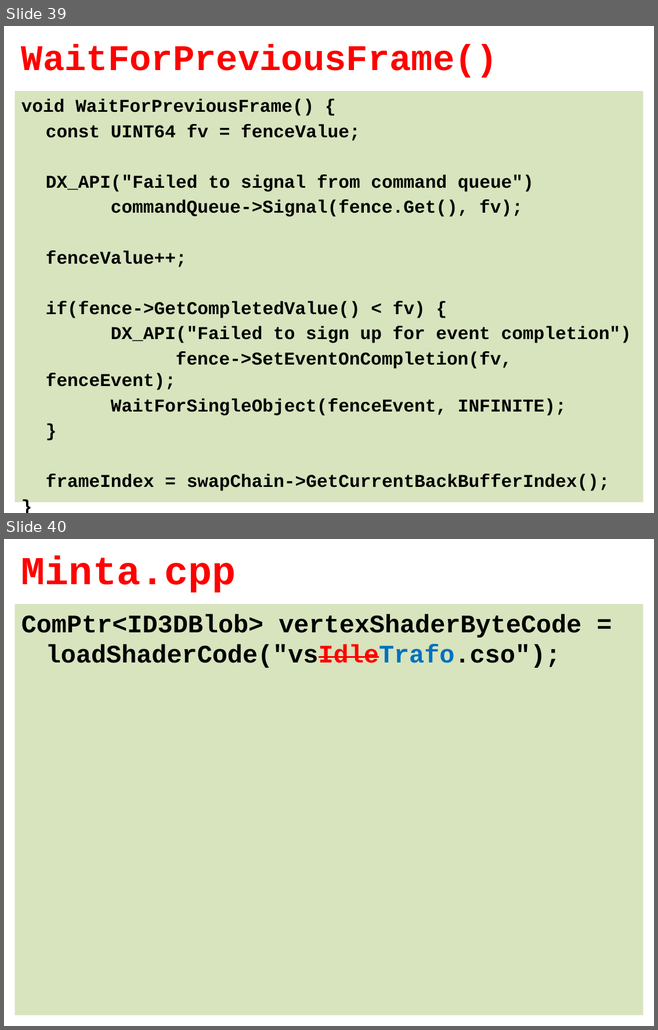
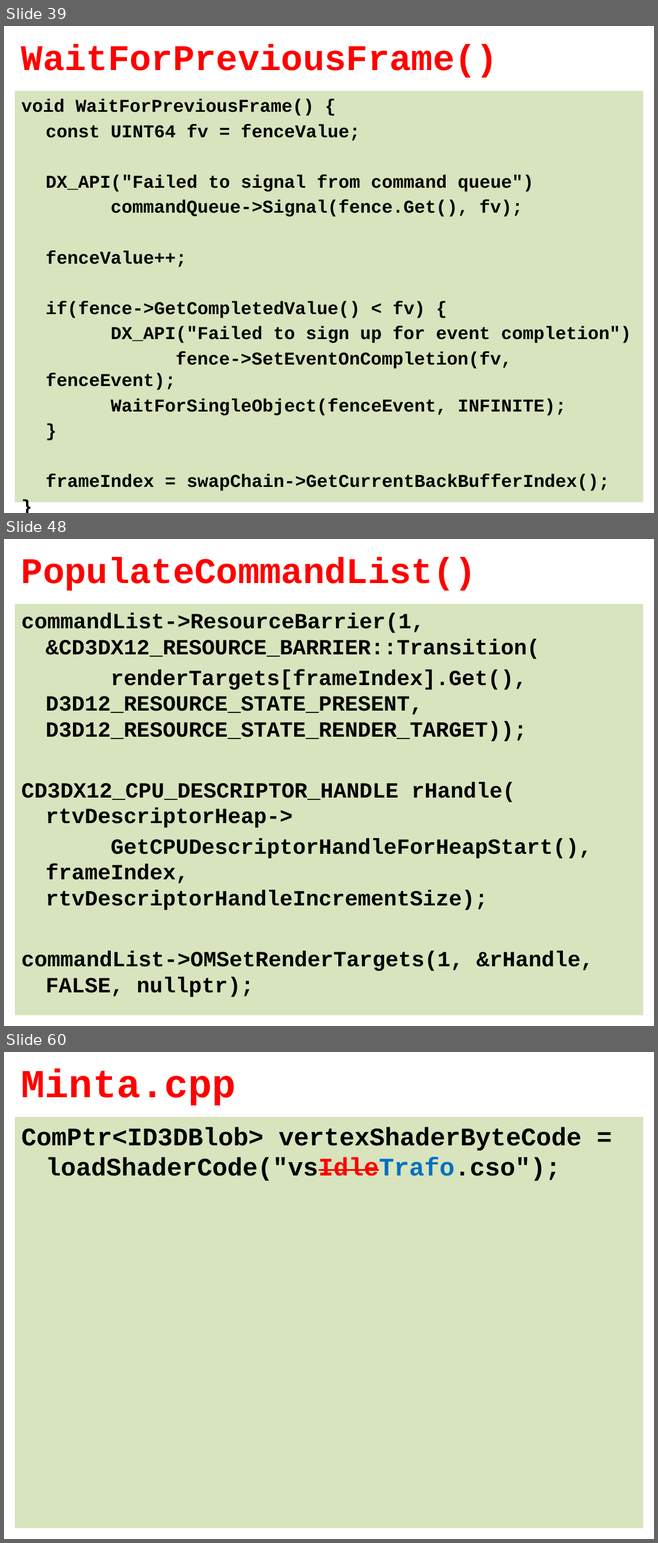
Before and after one commit to tyekx/dx12, a slide deck: Slides/gg000-HelloTriangle.pptx. Shown one above the other, each under a label of ours: slides 39 and 40 before the commit, slides 39, 48 and 60 after it; the slides between them are not shown. The pictures are 658x1030 and 658x1543 pixels, drawn with LibreOffice and Linux fonts; fonts in the diff are those of the drawing; background and template pictures are left out. Boxes give left, top, right and bottom in pixels: in the first picture for what was removed or moved away, otherwise in the second. Text is boxed around its words. In the diff, an @@ line names an element or a change of style, - is before the commit and + after.

Commit message:
gg000 start project

```diff
--- a/Slides/gg000-HelloTriangle.pptx
+++ b/Slides/gg000-HelloTriangle.pptx
@@ slide 48 added at (4,539,654,1026), background #FFFFFF @@
@@ title added at (21,557,476,591), 40 pt, text #FF0000, bold @@
+PopulateCommandList()
@@ text added at (15,604,643,1015), fill #D7E4BD, 24 pt, text #000000, bold @@
+commandList->ResourceBarrier(1, &CD3DX12_RESOURCE_BARRIER::Transition(
+renderTargets[frameIndex].Get(), D3D12_RESOURCE_STATE_PRESENT, D3D12_RESOURCE_STATE_RENDER_TARGET));
+CD3DX12_CPU_DESCRIPTOR_HANDLE rHandle(
+rtvDescriptorHeap->
+GetCPUDescriptorHandleForHeapStart(), frameIndex, rtvDescriptorHandleIncrementSize);
+commandList->OMSetRenderTargets(1, &rHandle, FALSE, nullptr);
@@ what was slide 40 is now slide 60 @@
```
Also in this commit, not shown: 2 slides changed, 19 other slides added, 2 other files.
